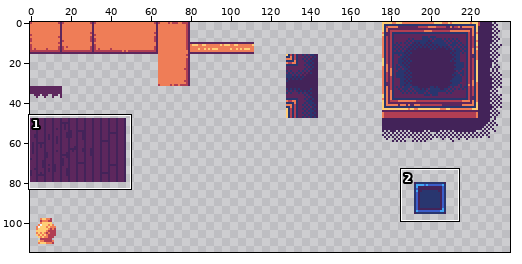
Two versions of one pixel-art file, res/atlas/world.aseprite. Above: a wide view before the commit, with the close-up outlined.
Close-up. Before:
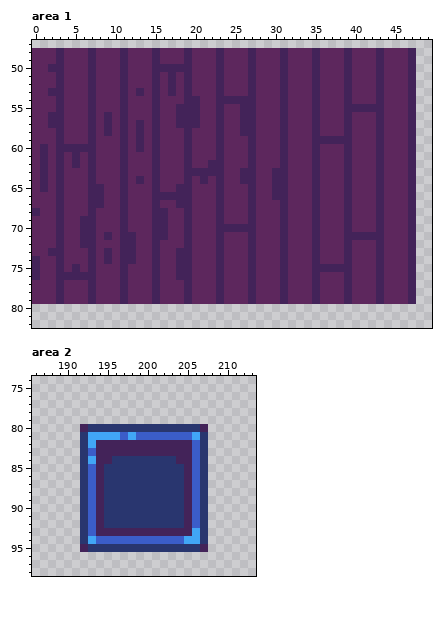
256x256 pixels, 1 frame. Shown: area 1: x 0..49, y 47..82; area 2: x 186..213, y 74..98. The wide view leaves out empty margins. The commit also changed other parts of the picture, which this record leaves out.
New version:
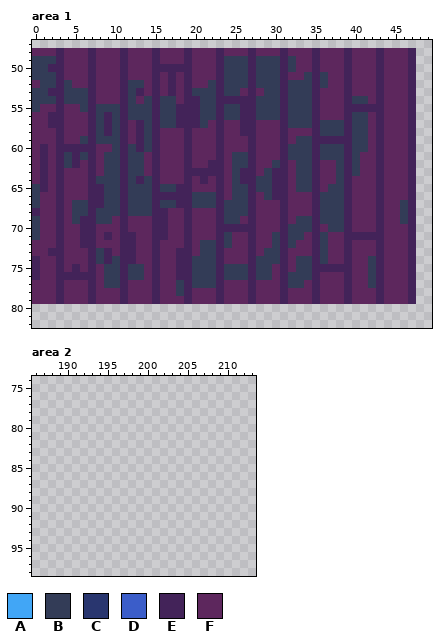
Palette (. is transparent): A #41a6f6  B #333c57  C #29366f  D #3b5dc9  E #432359  F #5d275d
Change:
Area 1:
Colour B replaces colour F in row 49 at x 0 to 2, 24 to 26, 28 to 30 and 32; in row 50 at x 0 to 1, 24 to 26, 28 to 30 and 32; in row 51 at x 0 to 2, 24 to 26, 28 to 30, 34 and 36; in row 52 at x 1 to 2, 4, 12 to 13, 22, 24 to 26, 28 to 30, 32 to 34 and 36; in row 53 at x 0 to 1, 4 to 6, 12, 20 to 22, 24 to 25, 29 to 30 and 32 to 34; in row 54 at x 0 to 2, 4 to 6, 12, 14, 16 to 17, 21 to 22, 28 to 30, 32 to 34 and 40 to 41.
Colour B replaces colour F in row 55 at x 0, 6, 8 to 10, 12 to 14, 16 to 17, 21 to 22, 24 to 25, 28 to 30 and 32 to 34; in row 56 at x 8, 10, 12 to 14, 16 to 17, 21 to 22, 24 to 25, 28 to 30, 32 to 34 and 40 to 41; in row 57 at x 8, 10, 14, 16 to 17, 21, 32 to 34, 36 to 38 and 40 to 41; in row 58 at x 8, 10, 14, 36 to 38 and 40 to 41; in row 59 at x 6, 8 to 10, 14, 33 to 34 and 40 to 41; in row 60 at x 10, 12, 14, 32 to 34, 36 to 38 and 40 to 41.
Colour B replaces colour F in row 61 at x 4, 6, 9 to 10, 12 to 13, 25 to 26, 32 to 34, 36 to 38 and 40; in row 62 at x 4, 9 to 10, 12 to 13, 25 to 26, 30, 33 to 34, 38 and 40; in row 63 at x 9 to 10, 12 to 13, 25, 29, 33 to 34, 38 and 40; in row 64 at x 8 to 10, 12, 14, 25, 28 to 29, 33 to 34 and 38; in row 65 at x 0, 9 to 10, 12 to 14, 16 to 17, 25 to 26, 28 to 29, 33 to 34 and 37 to 38; in row 66 at x 0, 9 to 10, 12 to 14, 20 to 22, 25 to 26, 29 and 36 to 38.
Colour B replaces colour F in row 67 at x 0, 5 to 6, 9 to 10, 12 to 14, 16 to 17, 20 to 22, 24 to 26, 36 to 38 and 46; in row 68 at x 5 to 6, 8 to 10, 12 to 14, 24 to 26, 36 to 38 and 46; in row 69 at x 0, 5, 8 to 9, 24 to 25, 33 to 34, 36 to 38 and 46; in row 70 at x 0, 32 to 34 and 37 to 38; in row 71 at x 0, 24, 30, 32 to 33 and 36; in row 72 at x 21 to 22, 24, 30, 32 and 36.
Colour B replaces colour F in row 73 at x 8, 21 to 22, 29 to 30 and 36; in row 74 at x 8, 10, 20 to 22, 28 to 30, 33 to 34, 36 and 42; in row 75 at x 9 to 10, 12 to 13, 20 to 22, 24 to 26, 28 to 29, 33 to 34 and 42; in row 76 at x 9 to 10, 12 to 13, 20 to 22, 24 to 26, 28 to 29, 32 to 34 and 42; in row 77 at x 9 to 10, 18, 20 to 22, 32 to 33 and 42; in row 78 at x 18.
Area 2:
Colour A is gone in row 81 at x 193 to 196, 198 and 206; in row 82 at x 193; in row 84 at x 193; in row 93 at x 206; in row 94 at x 193 and 205 to 206.
Colour C is gone in row 80 at x 193 to 206; in rows 81 to 83 at x 192 and 207; in row 84 at x 192, 196 to 203 and 207; in rows 85 to 92 at x 192, 195 to 204 and 207; in rows 93 to 94 at x 192 and 207; in row 95 at x 193 to 206.
Colour D is gone in row 81 at x 197 and 199 to 205; in row 82 at x 206; in row 83 at x 193 and 206; in row 84 at x 206; in rows 85 to 92 at x 193 and 206; in row 93 at x 193.
Colour D is gone in row 94 at x 194 to 204.
Colour E is gone in row 80 at x 192 and 207; in rows 82 to 83 at x 194 to 205; in row 84 at x 194 to 195 and 204 to 205; in rows 85 to 92 at x 194 and 205; in row 93 at x 194 to 205; in row 95 at x 192 and 207.
